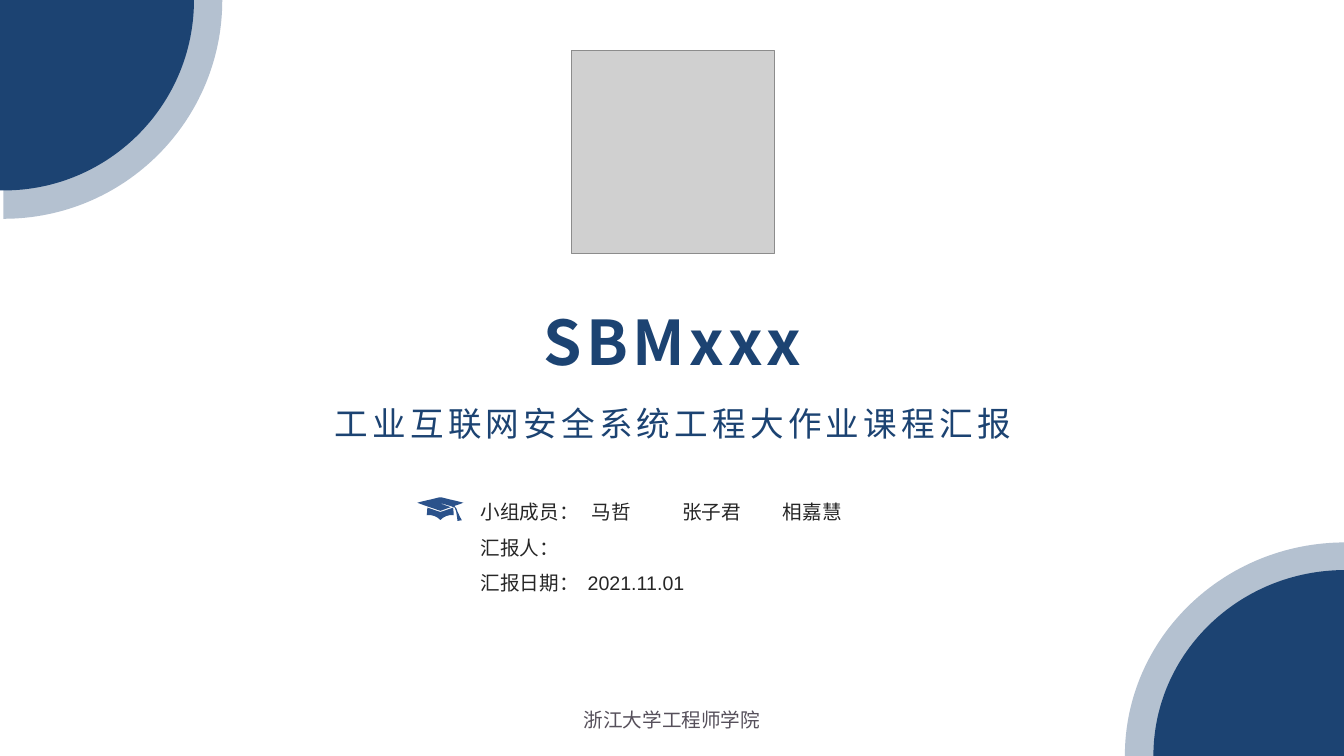
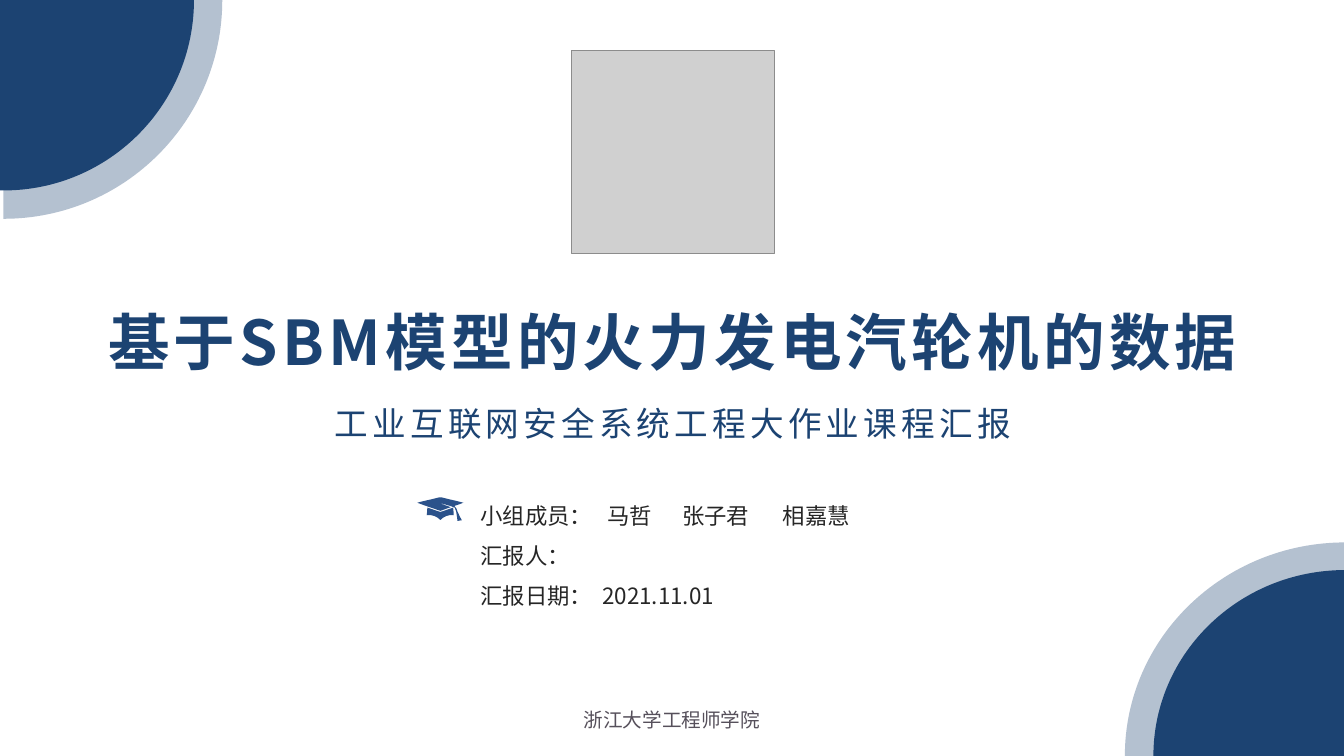
Before and after one commit to MMMMMz/SBM, a slide deck: slide 1 of SBM大作业汇报.pptx. Drawn at 1344x756 pixels with LibreOffice and Linux fonts; fonts in the diff are those of the drawing; grey boxes stand for pictures. Boxes give left, top, right and bottom in pixels: in the first picture for what was removed or moved away, otherwise in the second. Text is boxed around its words. In the diff, an @@ line names an element or a change of style, - is before the commit and + after.

```diff
--- a/SBM大作业汇报.pptx
+++ b/SBM大作业汇报.pptx
@@ text at bbox=[108, 312, 1236, 371]: text changed @@
-SBMxxx
+基于SBM模型的火力发电汽轮机的数据
@@ text "小组成员： 马哲 张子君 相嘉慧" at bbox=[481, 505, 749, 606]: size 14 to 16 pt, font Arial to Noto Sans CJK SC @@
```
Also in this commit, not shown: 10 other slides changed, 1 slide added, 3 other files.
